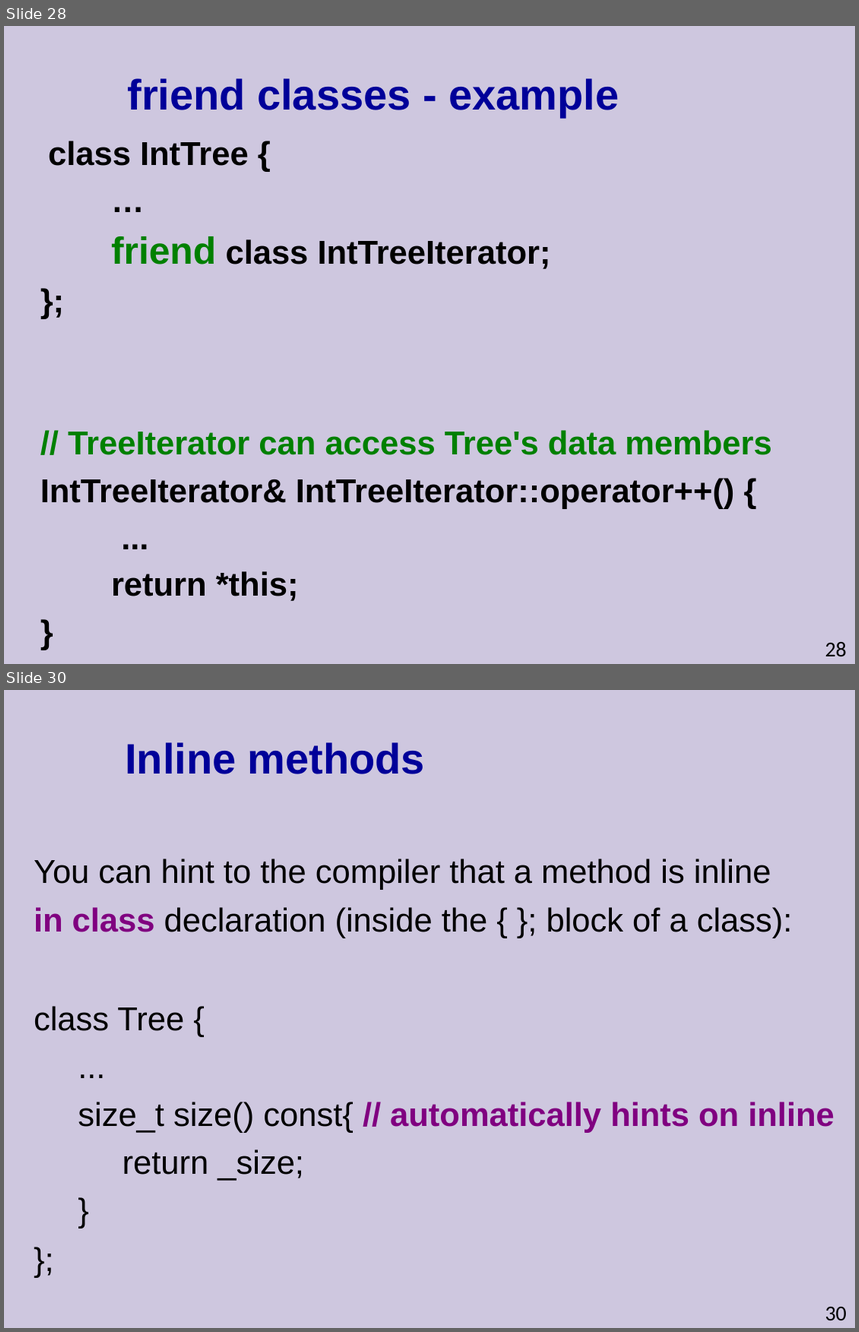
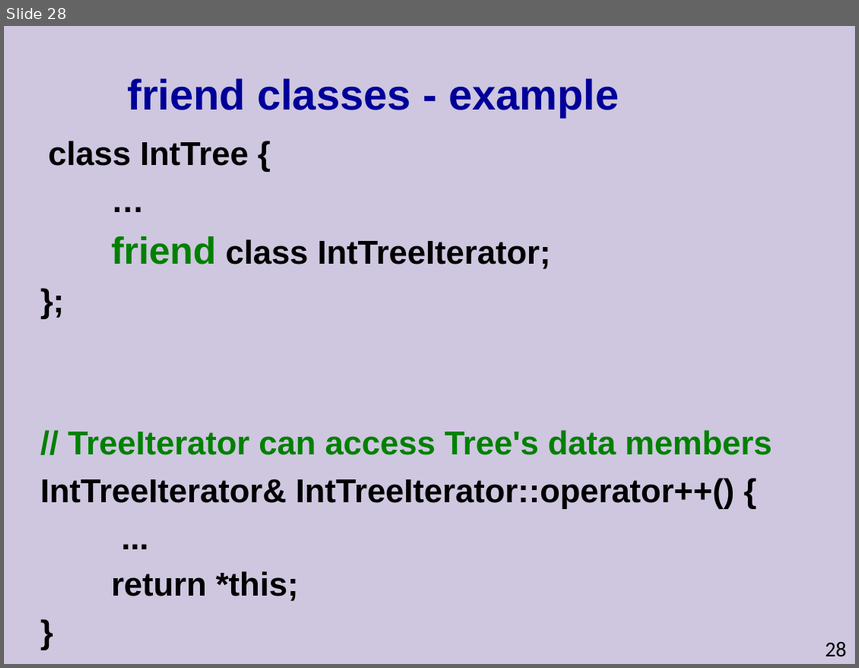
Before and after one commit to cpp-at-ariel/cpp-5778, a slide deck: week04-operator-overloading/slides.odp. Shown one above the other, each under a label of ours: slides 28 and 30 before the commit, slide 28 after it; the slides between them are not shown. The pictures are 859x1332 and 859x668 pixels, drawn with LibreOffice and Linux fonts; fonts in the diff are those of the drawing. Boxes give left, top, right and bottom in pixels: in the first picture for what was removed or moved away, otherwise in the second. Text is boxed around its words. In the diff, an @@ line names an element or a change of style, - is before the commit and + after.

```diff
--- a/week04-operator-overloading/slides.odp
+++ b/week04-operator-overloading/slides.odp
@@ slide 30 removed at <box>4,690,855,1328</box>, background #CEC7DF @@
@@ title removed at <box>125,742,425,774</box> @@
-Inline methods
@@ text removed at <box>34,859,834,1181</box> @@
-You can hint to the compiler that a method is inline
-in class declaration (inside the { }; block of a class):
-class Tree {
-...
-size_t size() const{ // automatically hints on inline
-return _size;
-}
-};
@@ page number removed at <box>826,1307,847,1321</box> @@
-30
```
Also in this commit, not shown: 5 slides changed, 4 other slides removed, 12 other files.
